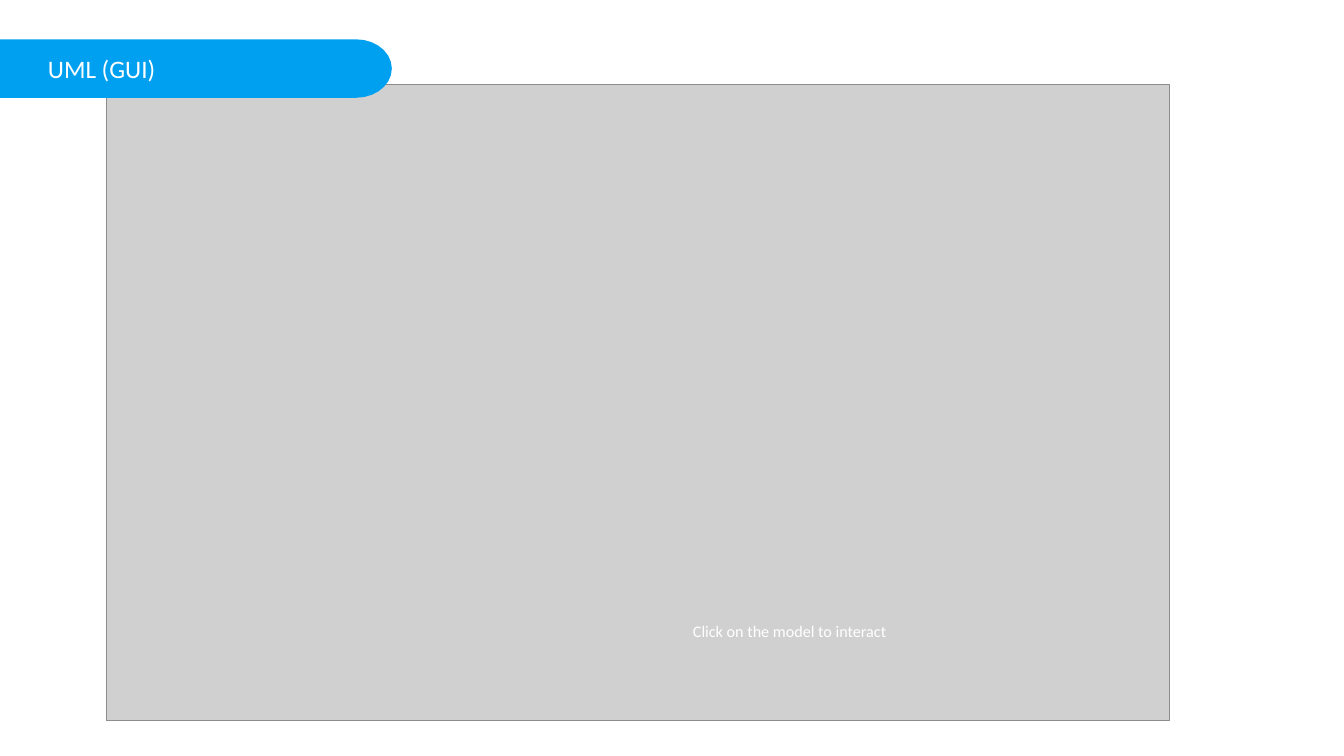
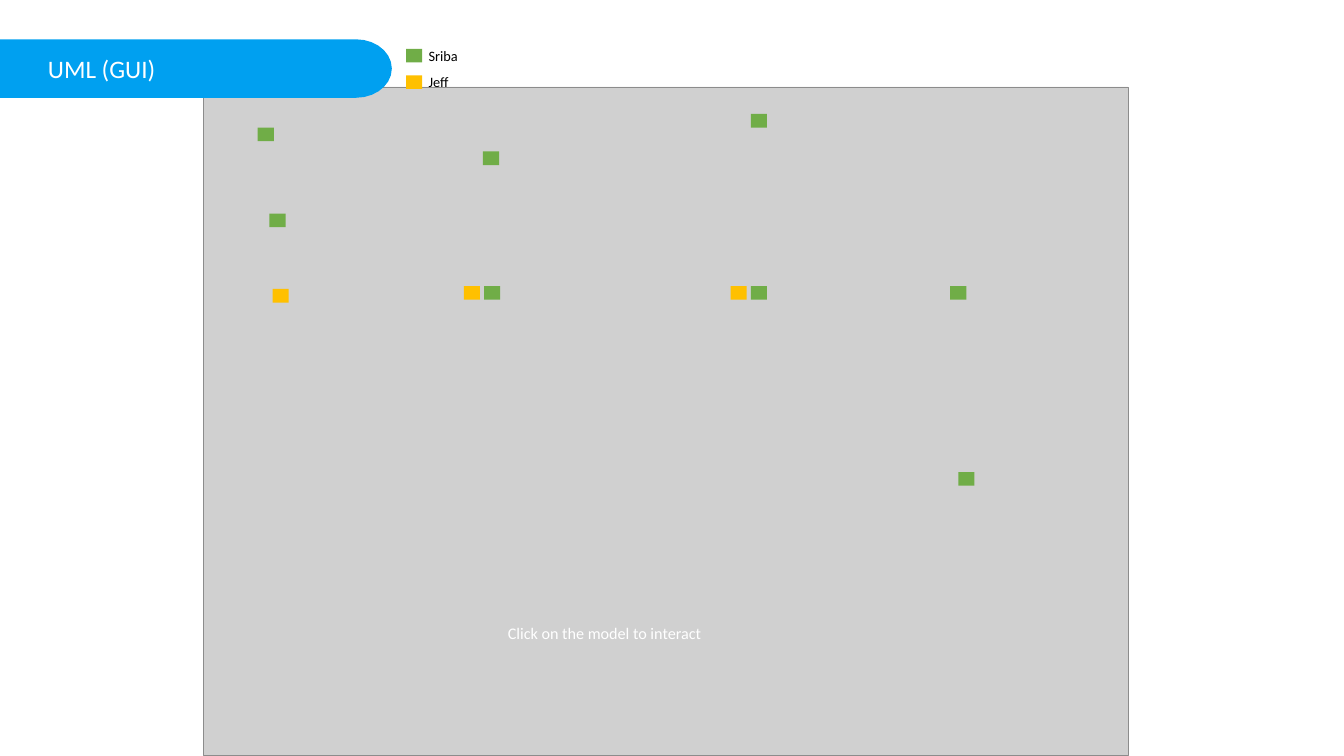
Before and after one commit to jstocks/trivia_maze, a slide deck: slide 4 of Trivia_Maze_Presentation.pptx. Drawn at 1344x756 pixels with LibreOffice and Linux fonts; fonts in the diff are those of the drawing; grey boxes stand for pictures. Boxes give left, top, right and bottom in pixels: in the first picture for what was removed or moved away, otherwise in the second. Text is boxed around its words. In the diff, an @@ line names an element or a change of style, - is before the commit and + after.

```diff
--- a/Trivia_Maze_Presentation.pptx
+++ b/Trivia_Maze_Presentation.pptx
@@ rectangle added at <box>406,49,422,63</box>, fill #70AD47 @@
@@ text added at <box>429,51,458,61</box>, 16 pt, text #000000 @@
+Sriba
@@ picture: place and size @@
-picture at <box>106,84,1169,720</box>
+picture at <box>203,87,1127,755</box>
@@ rectangle added at <box>406,76,422,89</box>, fill #FFC000 @@
@@ text added at <box>429,75,449,88</box>, 16 pt, text #000000 @@
+Jeff
@@ rectangle added at <box>751,114,767,127</box>, fill #70AD47 @@
@@ rectangle added at <box>258,127,274,141</box>, fill #70AD47 @@
@@ rectangle added at <box>483,151,499,165</box>, fill #70AD47 @@
@@ rectangle added at <box>270,213,286,227</box>, fill #70AD47 @@
@@ rectangle added at <box>273,289,289,303</box>, fill #FFC000 @@
@@ rectangle added at <box>464,286,480,300</box>, fill #FFC000 @@
@@ rectangle added at <box>484,286,500,300</box>, fill #70AD47 @@
@@ rectangle added at <box>731,286,747,300</box>, fill #FFC000 @@
@@ rectangle added at <box>751,286,767,300</box>, fill #70AD47 @@
@@ rectangle added at <box>950,286,966,300</box>, fill #70AD47 @@
@@ rectangle added at <box>958,472,974,485</box>, fill #70AD47 @@
@@ text "Click on the model to ...": place and size @@
-text "Click on the model to ..." at <box>693,626,887,637</box>
+text "Click on the model to ..." at <box>508,628,701,639</box>
```
Also in this commit, not shown: 5 other slides changed, 2 other files.
